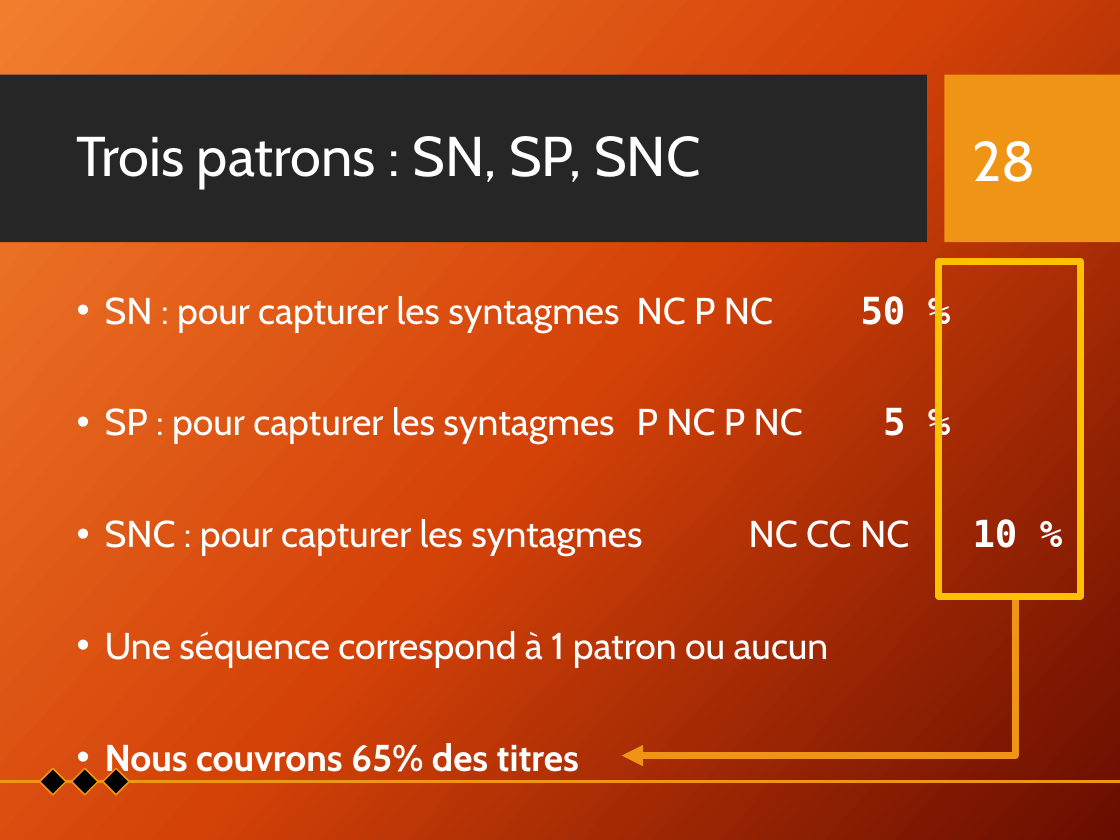
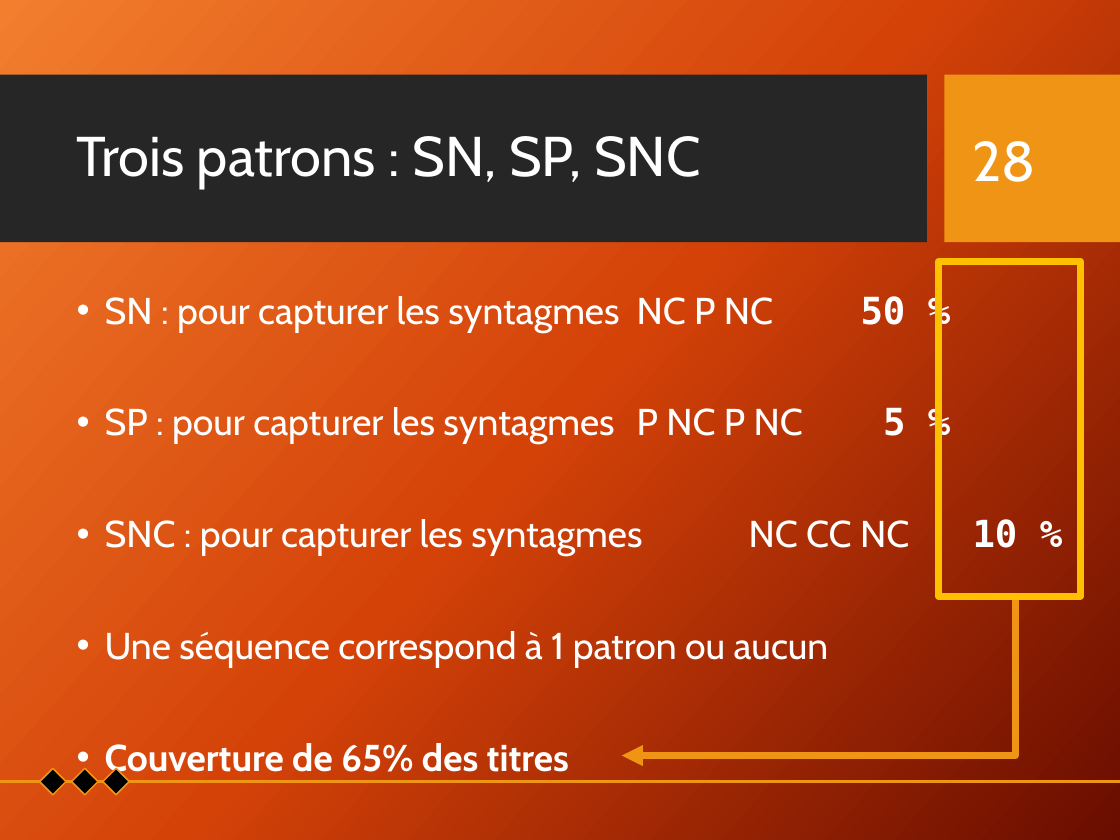
Before and after one commit to Xitog/tal, a slide deck: slide 28 of dossiers/Final - Présentation Projet de recherche.pptx. Drawn at 1120x840 pixels with LibreOffice and Linux fonts; fonts in the diff are those of the drawing; background and template pictures are left out. Boxes give left, top, right and bottom in pixels: in the first picture for what was removed or moved away, otherwise in the second. Text is boxed around its words. In the diff, an @@ line names an element or a change of style, - is before the commit and + after.

```diff
--- a/dossiers/Final - Présentation Projet de recherche.pptx
+++ b/dossiers/Final - Présentation Projet de recherche.pptx
@@ text at box(105, 743, 569, 779): text changed @@
-• Nous couvrons 65% des titres
+• Couverture de 65% des titres
```
Also in this commit, not shown: 8 other slides changed, 1 slide removed, 2 other files.
